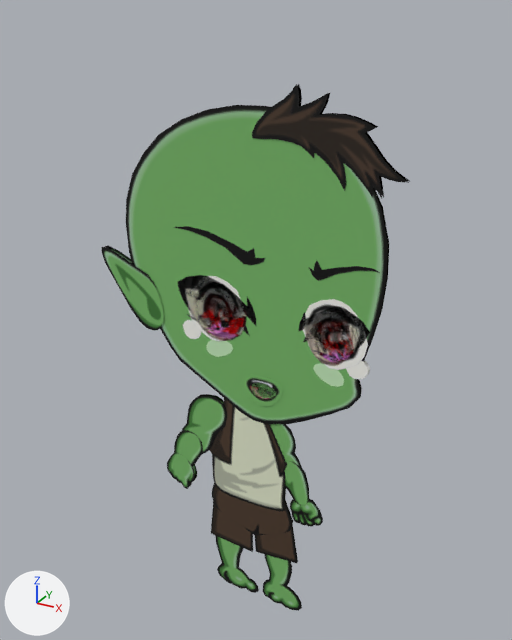
Before and after pictures for a commit that changed the FBX model unity_assets/Assets/Art/FBX/enemy_0001_base.fbx.
Both versions are drawn from a 50 mm lens placed at (0.372, -0.655, 0.741), pointed at (-0.003, 0.026, 0.401). The lights are fixed; the arrows at lower left show +X, +Y and +Z. Where no turn or scale is listed for an object, it has been applied to the vertices.

Names of what the first picture shows: 'arm_l_l_geo', 'arm_l_u_geo', 'arm_r_l_geo', 'arm_r_u_geo', 'body_low_geo', 'body_upper_geo', 'brow_geo', 'cheek_geo', 'ear_geo', 'eye_close_geo', 'eye_left_geo', 'eye_normal_geo', 'eye_spin_geo', 'face_geo', 'hair_front_geo', 'hand_l_geo', 'hand_r_geo', 'leg_l_l_geo', 'leg_l_u_geo', 'leg_r_l_geo', 'leg_r_u_geo', 'mouth_happy_geo', 'mouth_open_geo', 'mouth_sad_geo'.
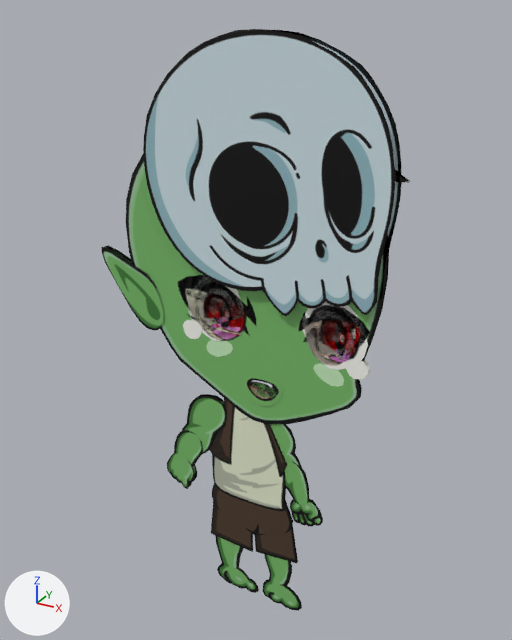
Changed parts and their boxes [x1, y1, x2, y2] in the pictures (512 x 640 px):
'skull_hat_geo', added: after [143, 29, 402, 316]
'face_geo', surface changed: [130, 105, 389, 364] in both
'hair_front_geo', surface changed: [252, 84, 405, 199] in both
'eye_spin_geo', surface changed: [189, 276, 367, 369] in both
'eye_upleft_geo', surface changed: [185, 275, 368, 365] in both
'ear_geo', surface changed: [102, 247, 164, 330] in both
'eye_left_geo', surface changed: [185, 275, 365, 364] in both
'eye_normal_geo', surface changed: [189, 277, 368, 366] in both
'brow_geo', surface changed: [175, 226, 380, 281] in both
'eye_up_geo', surface changed: [197, 295, 363, 366] in both
'eye_close_geo', surface changed: [185, 276, 365, 351] in both
'mouth_sad_geo', surface changed: [251, 383, 275, 398] in both
'mouth_happy_geo', surface changed: [253, 382, 276, 397] in both
'mouth_o_geo', surface changed: [258, 385, 268, 398] in both
part 1 of me_mesh_016, surface changed: [241, 374, 283, 407] in both
part 2 of me_mesh_003, surface changed: [101, 245, 164, 331] in both
part 3 of me_mesh_001, surface changed (black): before [175, 226, 380, 281]
part 4 of me_mesh_028, surface changed: before [183, 275, 365, 364]
part 5 of me_mesh_022, surface changed: before [177, 277, 370, 366]
part 6 of me_mesh_018, surface changed: before [251, 383, 275, 398]; after [251, 383, 274, 398]

Patch to the scene script:
```diff
--- a/unity_assets/Assets/Art/FBX/enemy_0001_base.fbx.py
+++ b/unity_assets/Assets/Art/FBX/enemy_0001_base.fbx.py
@@ mat_blinn1 @@
 mat_blinn1 = principled_material('blinn1')
-mat_blinn1.texture = img_enemy_0001_b_png
+mat_blinn1.texture = img_enemy_0001_b1k_png
 mat_blinn1.roughness = 0.0
@@ me_mesh_003 @@
 me_mesh_003.from_pydata(...)  # 34 vertices, 30 faces; spans x -0.207..-0.1161, y -0.0034..0.0034, z 0.3703..0.4699
+# me_mesh_003 part 2: texture (UV) coordinates of 30 of 30 faces, centred in x -0.2046..-0.125, y -0.0034..0.0034, z 0.3751..0.4667, changed; they spanned u 0.65..0.75, v 0.15..0.26 and now span u 0.71..0.8, v 0.08..0.19
 me_mesh_003.materials.append(mat_blinn1)
@@ me_mesh_001 @@
 me_mesh_001.from_pydata(...)  # 62 vertices, 54 faces; spans x -0.097..0.157, y -0.002..0.002, z 0.477..0.514
+# me_mesh_001 part 3: texture (UV) coordinates of 54 of 54 faces, centred in x -0.082..0.15, y -0.002..0.002, z 0.482..0.511, changed; they spanned u 0.05..0.32, v 0.45..0.48 and now span u 0.02..0.27, v 0.45..0.48
 me_mesh_001.materials.append(mat_blinn1)
@@ me_mesh_016 @@
 me_mesh_016.from_pydata(...)  # 28 vertices, 24 faces; spans x -0.0079..0.0491, y -0.0029..0.0029, z 0.3047..0.3459
+# me_mesh_016 part 1: texture (UV) coordinates of 24 of 24 faces, centred in x -0.0041..0.0469, y -0.0029..0.0029, z 0.3186..0.3385, changed; they spanned u 0.82..0.88, v 0.59..0.63 and now span u 0.75..0.81, v 0.69..0.73
 me_mesh_016.materials.append(mat_blinn1)
@@ me_mesh_018 @@
 me_mesh_018.from_pydata(...)  # 22 vertices, 18 faces; spans x 0.0065..0.0383, y -0.0029..0.0029, z 0.3171..0.3361
+# me_mesh_018 part 6: texture (UV) coordinates of 18 of 18 faces, centred in x 0.0079..0.0334, y -0.0029..0.0029, z 0.32..0.3294, changed; they spanned u 0.84..0.87, v 0.52..0.55 and now span u 0.95..0.98, v 0.7..0.72
 me_mesh_018.materials.append(mat_blinn1)
@@ me_mesh_022 @@
 me_mesh_022.from_pydata(...)  # 88 vertices, 80 faces; spans x -0.094..0.149, y -0.002..0.002, z 0.378..0.457
+# me_mesh_022 part 5: texture (UV) coordinates of 80 of 80 faces, centred in x -0.089..0.145, y -0.002..0.002, z 0.382..0.442, changed; they spanned u 0.05..0.32, v 0.35..0.43 and now span u 0.03..0.26, v 0.35..0.43
 me_mesh_022.materials.append(mat_blinn1)
@@ me_mesh_028 @@
 me_mesh_028.from_pydata(...)  # 88 vertices, 80 faces; spans x -0.094..0.149, y -0.002..0.002, z 0.378..0.457
+# me_mesh_028 part 4: texture (UV) coordinates of 80 of 80 faces, centred in x -0.089..0.145, y -0.002..0.002, z 0.382..0.442, changed; they spanned u 0.06..0.32, v 0.25..0.33 and now span u 0.03..0.26, v 0.25..0.33
 me_mesh_028.materials.append(mat_blinn1)
@@ ob_skull_hat_geo @@
+ob_skull_hat_geo = bpy.data.objects.new('skull_hat_geo', me_mesh_029)  # 128 vertices, 2 faces; spans x -0.127..0.166, y -0.01..0.01, z 0.431..0.723; in mat_blinn1 (picture img_enemy_0001_b1k_png)
+ob_skull_hat_geo.location = (0.0, 0.0, 0.0)
```
